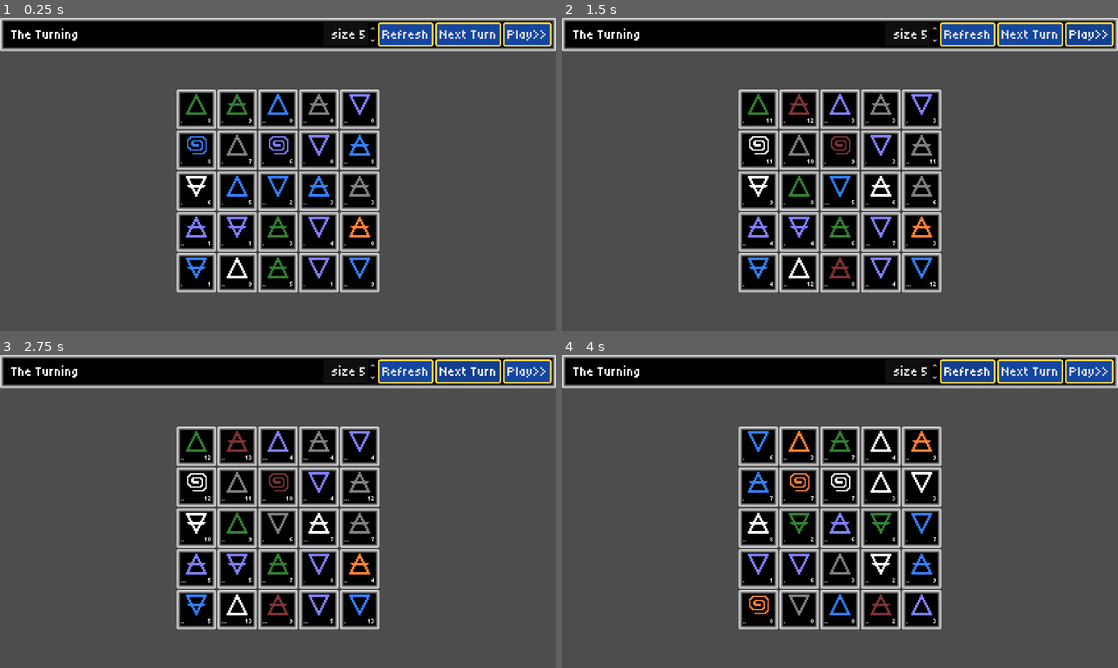
Above: before the commit, frames 1-4 (two rows, left to right).
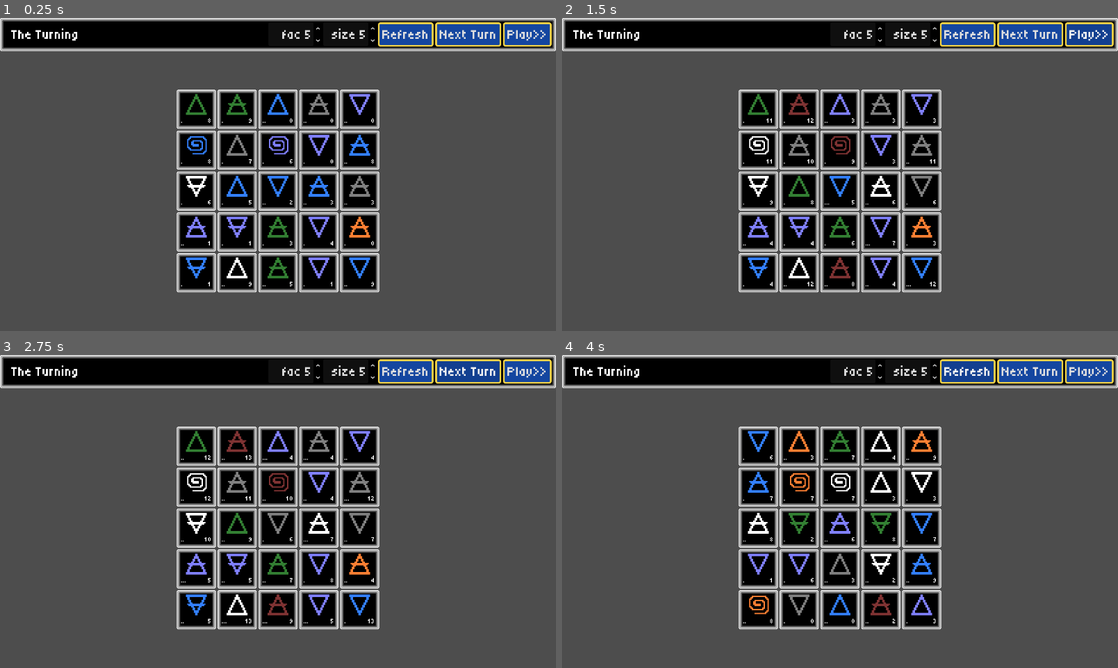
Above: after the commit, the same moments.

Repository: bjornarprytz/witchwork
Game: Godot game, scene res://interface/main.tscn
Two runs of this game, one before a commit and one after it. Both use one fixed random seed, a clock stepped at 60 frames per second and the inputs below. The engine's default icon, where the game draws it, is replaced by a stand-in: a white triangle on a blue panel in a dark square.
Inputs:
- Up to frame 1 (0.25 s): no input
- Up to frame 2 (1.5 s): click "Play>>" at 0.5 s; click "Play>>" at 1.25 s
- Up to frame 3 (2.75 s): click "Next Turn" at 2 s
- Up to frame 4 (4 s): click "Next Turn" at 2.75 s; click "Refresh" at 3.5 s

The runs differ from the first frame. In frame 1, less than 0.1% of the frame differs, in the area x 50-58%, y 2-8%; in frame 2, 0.3%, in the area x 41-67%, y 2-60%; in frame 3, 0.3%; in frame 4, less than 0.1%.

Commit message:
numerology

Diff:
--- a/src/interface/main.gd
+++ b/src/interface/main.gd
@@ -24,3 +24,8 @@
 	else:
 		play_tween.stop()
 		play_tween = null
+
+func _on_primes_test_value_changed(value: float) -> void:
+	var factors = Materia.compute_prime_factors(int(value))
+
+	print(factors)
--- a/src/interface/main.tscn
+++ b/src/interface/main.tscn
@@ -35,6 +35,15 @@
 layout_mode = 2
 size_flags_horizontal = 3
 
+[node name="PrimesTest" type="SpinBox" parent="CanvasLayer/Control/TopUI/Buttons" unique_id=471042391]
+unique_name_in_owner = true
+layout_mode = 2
+min_value = 1.0
+value = 5.0
+rounded = true
+alignment = 2
+prefix = "fac"
+
 [node name="SpinBox" type="SpinBox" parent="CanvasLayer/Control/TopUI/Buttons" unique_id=365798510]
 unique_name_in_owner = true
 layout_mode = 2
@@ -71,6 +80,7 @@
 unique_name_in_owner = true
 layout_mode = 2
 
+[connection signal="value_changed" from="CanvasLayer/Control/TopUI/Buttons/PrimesTest" to="." method="_on_primes_test_value_changed"]
 [connection signal="pressed" from="CanvasLayer/Control/TopUI/Buttons/Refresh" to="." method="_on_refresh_pressed"]
 [connection signal="pressed" from="CanvasLayer/Control/TopUI/Buttons/NextTurn" to="." method="_on_next_turn_pressed"]
 [connection signal="pressed" from="CanvasLayer/Control/TopUI/Buttons/Play" to="." method="_on_play_pressed"]
--- a/src/system/materia.gd
+++ b/src/system/materia.gd
@@ -29,6 +29,37 @@
 var element: Element
 var phase: Phase
 var age: int
+
+## Assumes ordered arrays of prime factors. Returns negative if a < b, 0 if they're equal
+static func numeric_compare(a: Array[int], b: Array[int]) -> int:
+	assert (!a.is_empty() || !b.is_empty())
+	if (a.size() != b.size()):
+		return a.size() - b.size()
+	else:
+		return a[0] - b[0]
+
+func get_numeric_alignment() -> Array[int]:
+	var value = int(essence) + int(element) + age
+	return compute_prime_factors(value)
+
+static func compute_prime_factors(v: int) -> Array[int]:
+	if (v <= 1):
+		return [1]
+	var primes_to_test: Array[int] = [3, 5, 7, 11, 13, 17, 19, 23, 29, 31, 37, 41, 43, 47, 53, 59, 61, 67, 71, 73, 79, 83, 89, 97, 101, 103, 107, 109, 113, 127, 131, 137, 139, 149, 151, 157, 163, 167, 173, 179, 181, 191, 193, 197, 199]
+	var factors: Array[int] = []
+	for p in primes_to_test:
+		if (p > v):
+			break
+		while v % p == 0:
+			factors.push_front(p)
+			@warning_ignore("integer_division")
+			v = v/p
+	while v % 2 == 0:
+		factors.append(2)
+		@warning_ignore("integer_division")
+		v = v/2
+	assert(v == 1)
+	return factors
 
 func copy() -> Materia:
 	var c = Materia.new()
@@ -65,8 +96,8 @@
 
 	return m
 
-static func get_elemental_symbol(element: Element) -> Resource:
-	match element:
+static func get_elemental_symbol(e: Element) -> Resource:
+	match e:
 		Materia.Element.Earth:
 			return preload("res://assets/img/earth.png")
 		Materia.Element.Air:
@@ -78,11 +109,11 @@
 		Materia.Element.Water:
 			return preload("res://assets/img/water.png")
 
-	push_error("Invalid element: %s" % element)
+	push_error("Invalid element: %s" % e)
 	return null
 
-static func get_essence_color(essence: Essence) -> Color:
-	match essence:
+static func get_essence_color(e: Essence) -> Color:
+	match e:
 		Materia.Essence.Rooted:
 			return Color(0.2, 0.5, 0.2)
 		Materia.Essence.Crystalline:
@@ -99,8 +130,8 @@
 			return Color(1.0, 1.0, 1.0)
 	return Color.HOT_PINK
 
-static func get_phase_indicator(phase: Phase) -> String:
-	match phase:
+static func get_phase_indicator(p: Phase) -> String:
+	match p:
 		Materia.Phase.Dormant:
 			return "."
 		Materia.Phase.Awake:
--- a/src/system/the_turning/rule/unfold.gd
+++ b/src/system/the_turning/rule/unfold.gd
@@ -9,11 +9,60 @@
 func resolve_rule(context: TheTurning) -> Array[Shift.Result]:
 	if (cell.materia == null || cell.materia.phase != Materia.Phase.Risen):
 		return []
-	## TODO: Unfold, depending on the essence and element
+
+	var shift = _unfold(context)
+
+	if (shift == null):
+		return []
+
+	return [shift.resolve(context)]
+
+func _unfold(context: TheTurning) -> Shift:
+	var neighbours = context.board.get_neighbours(cell)
+
+	var elements: Array[Materia.Element] = []
+	var essences: Array[Materia.Essence] = []
+	var numerology: Array[Array] = []
+	var numeric_apex: Array[Cell] = []
+
+	for n in neighbours:
+		if (n.is_empty()):
+			continue
+
+		elements.append(n.materia.element)
+		essences.append(n.materia.essence)
+
+		var numeric_alignment = n.materia.get_numeric_alignment()
+		if numeric_apex.is_empty():
+			numeric_apex.append(n)
+		else:
+			var r = Materia.numeric_compare(numeric_apex[0].materia.get_numeric_alignment(), numeric_alignment)
+
+			if (r == 0):
+				numeric_apex.append(n)
+			if (r > 0):
+				numeric_apex = [n]
+
+		numerology.append(numeric_alignment)
 
 	print("Unfold: [%s]" % cell)
+	match cell.materia.essence:
+		Materia.Essence.Rooted:
+			pass
+		Materia.Essence.Crystalline:
+			pass
+		Materia.Essence.Flowing:
+			pass
+		Materia.Essence.Vital:
+			pass
+		Materia.Essence.Burnt:
+			pass
+		Materia.Essence.Threshold:
+			var element_values = Materia.Element.values()
+			var target_element = element_values[cell.materia.get_numeric_alignment()[0] % element_values.size()]
+			for c in numeric_apex:
+				return Realign.new(cell, target_element)
+		Materia.Essence.Celestial:
+			pass
 
-	# Threshold should change elements around it, then self destruct
-	# Celestial should do something cool too
-
-	return []
+	return null
